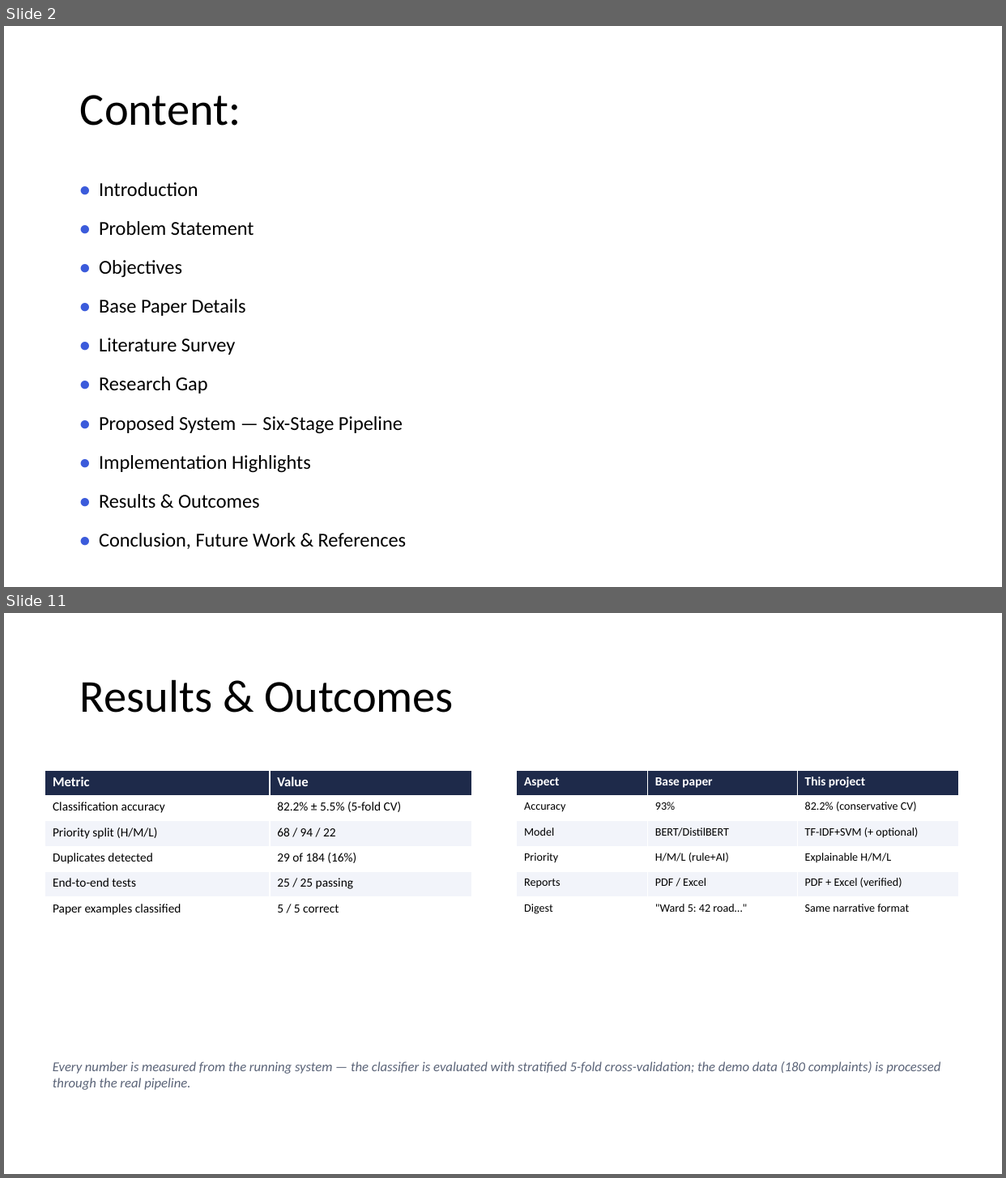
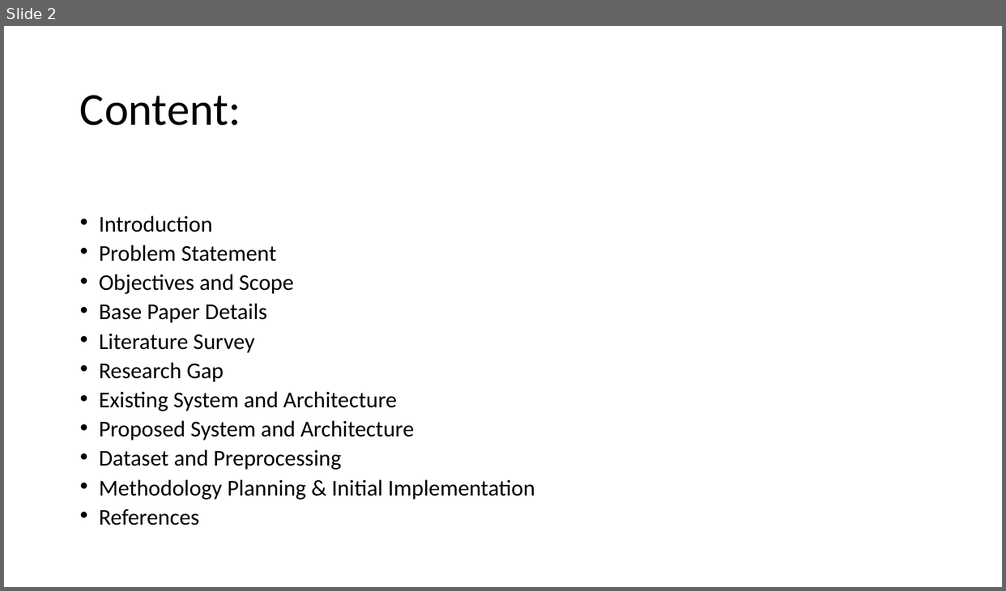
Before and after one commit to Mudit021/CivicSense-AI-Based-Citizen-Complaint-Analyzer, a slide deck: Project_Presentation.pptx. Shown one above the other, each under a label of ours: slides 2 and 11 before the commit, slide 2 after it; the slides between them are not shown. The pictures are 1006x1178 and 1006x591 pixels, drawn with LibreOffice and Linux fonts; fonts in the diff are those of the drawing. Boxes give left, top, right and bottom in pixels: in the first picture for what was removed or moved away, otherwise in the second. Text is boxed around its words. In the diff, an @@ line names an element or a change of style, - is before the commit and + after.

```diff
--- a/Project_Presentation.pptx
+++ b/Project_Presentation.pptx
@@ slide 11 removed at (4,613,1002,1174), background #FFFFFF @@
@@ title removed at (80,679,454,713) @@
-Results & Outcomes
@@ table removed at (45,770,472,923), 6 rows, 2 columns @@
-Metric | Value
-Classification accuracy | 82.2% ± 5.5% (5-fold CV)
-Priority split (H/M/L) | 68 / 94 / 22
-Duplicates detected | 29 of 184 (16%)
-End-to-end tests | 25 / 25 passing
-Paper examples classified | 5 / 5 correct
@@ table removed at (517,770,958,923), 6 rows, 3 columns @@
-Aspect | Base paper | This project
-Accuracy | 93% | 82.2% (conservative CV)
-Model | BERT/DistilBERT | TF-IDF+SVM (+ optional)
-Priority | H/M/L (rule+AI) | Explainable H/M/L
-Reports | PDF / Excel | PDF + Excel (verified)
-Digest | "Ward 5: 42 road…" | Same narrative format
@@ text removed at (53,1062,940,1090) @@
-Every number is measured from the running system — the classifier is evaluated with stratified 5-fold cross-validation; the demo data (180 complaints) is processed through the real pipeline.
@@ slide 2 changed as well @@
@@ text at (99,216,535,526): text changed; size 19 to 21.7 pt @@
-• Introduction
-• Problem Statement
-• Objectives
-• Base Paper Details
-• Literature Survey
-• Research Gap
-• Proposed System — Six-Stage Pipeline
-• Implementation Highlights
-• Results & Outcomes
-• Conclusion, Future Work & References
+• Introduction
+• Problem Statement
+• Objectives and Scope
+• Base Paper Details
+• Literature Survey
+• Research Gap
+• Existing System and Architecture
+• Proposed System and Architecture
+• Dataset and Preprocessing
+• Methodology Planning & Initial Implementation
+• References
```
Also in this commit, not shown: 7 other slides changed, 5 slides added, 3 other slides removed, 28 other files.
